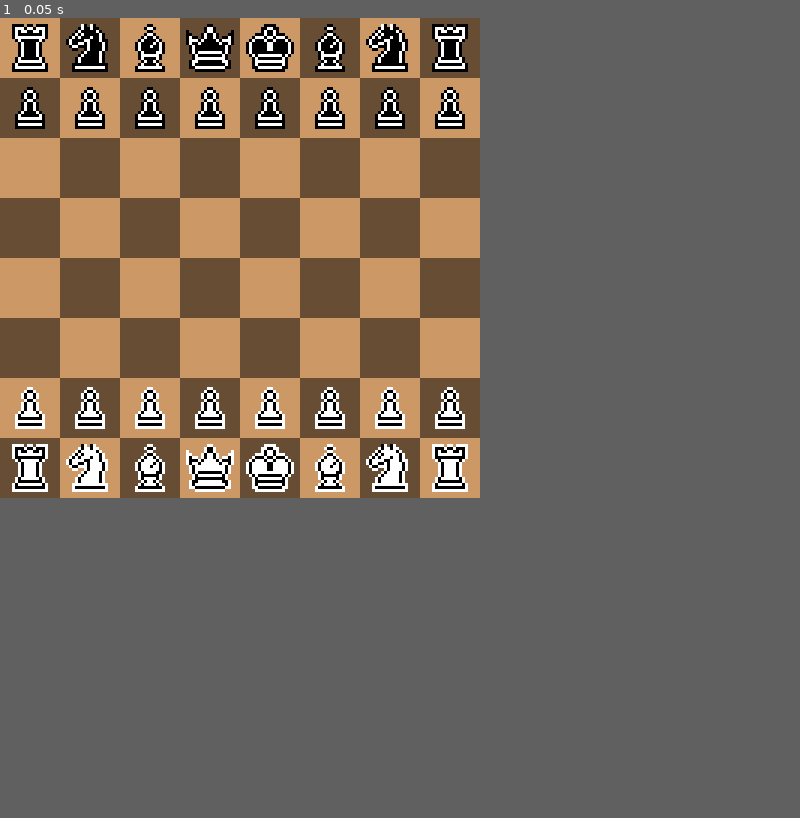
Above: before the commit, frame 1.
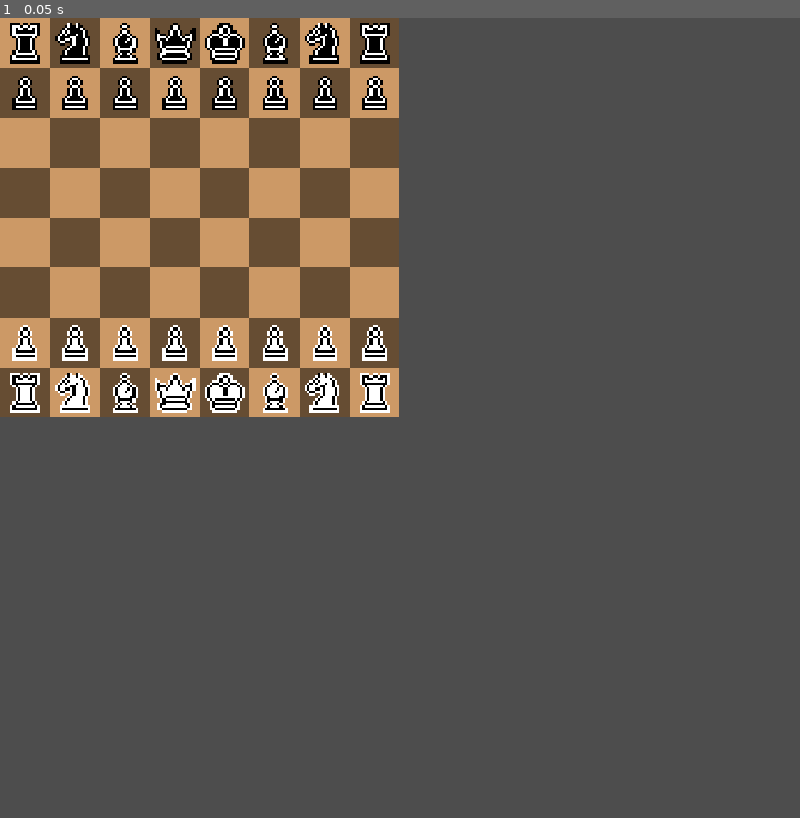
Above: after the commit, the same moment.

Repository: Wyadox/TurnBasedLite
Game: Godot game, scene res://scenes/game.tscn
Two runs of this game, one before a commit and one after it. Both use one fixed random seed, a clock stepped at 60 frames per second and the inputs below.
Inputs:
- Up to frame 1 (0.05 s): no input
In our replay, the window is 480x480 before the commit and 800x800 after it. These sizes can differ from the game's own. Grey fills any space a smaller window leaves; there, only what the larger window draws over its background counts as a difference.

The runs differ from the first frame. In frame 1, 25% of the frame differs, in the area x 0-60%, y 0-60%.

Commit message:
Added the horse archer and archbishop piece variants.

Diff:
--- a/chess-game/project.godot
+++ b/chess-game/project.godot
@@ -21,8 +21,8 @@
 
 [display]
 
-window/size/viewport_width=480
-window/size/viewport_height=480
+window/size/viewport_width=960
+window/size/viewport_height=960
 window/stretch/mode="canvas_items"
 
 [input]
--- a/chess-game/scripts/game.gd
+++ b/chess-game/scripts/game.gd
@@ -68,6 +68,7 @@
 	return pos
 
 func drop_piece():
+	var is_shooting = false
 	var to_move = get_pos_under_mouse()
 	if valid_move(selected_piece.board_position, to_move):
 		# For valid move:
@@ -76,7 +77,11 @@
 		# Delete only if the target piece is of different color
 		if dest_piece != null and dest_piece.color != selected_piece.color:
 			board.delete_piece(dest_piece)
-		selected_piece.move_position(to_move)
+			if selected_piece.type == Globals.PIECE_TYPES.HORSE_ARCHER:
+				is_shooting = true
+				selected_piece.position = selected_piece.previous_position
+		if !is_shooting:
+			selected_piece.move_position(to_move)
 		# - change currnet status of active color
 		status = Globals.COLORS.BLACK if status == Globals.COLORS.WHITE else Globals.COLORS.WHITE
 		return true
--- a/chess-game/scripts/globals.gd
+++ b/chess-game/scripts/globals.gd
@@ -15,7 +15,8 @@
 	BISHOP,
 	QUEEN,
 	KING,
-	PAWN
+	PAWN,
+	HORSE_ARCHER
 }
 
 const SPRITE_MAPPING = {
@@ -26,6 +27,7 @@
 		PIECE_TYPES.QUEEN: Vector2i(0, 1),
 		PIECE_TYPES.KING: Vector2i(0, 0),
 		PIECE_TYPES.PAWN: Vector2i(0, 5),
+		PIECE_TYPES.HORSE_ARCHER: Vector2i(0, 3),
 	},
 	COLORS.WHITE:{
 		PIECE_TYPES.ROOK: Vector2i(1, 4),
@@ -34,17 +36,18 @@
 		PIECE_TYPES.QUEEN: Vector2i(1, 1),
 		PIECE_TYPES.KING: Vector2i(1, 0),
 		PIECE_TYPES.PAWN: Vector2i(1, 5),
+		PIECE_TYPES.HORSE_ARCHER: Vector2i(1, 3)
 	},
 }
 
 const INITIAL_PIECE_SET_SINGLE = [
 	[PIECE_TYPES.ROOK, 0, 0],
-	[PIECE_TYPES.KNIGHT, 1, 0],
+	[PIECE_TYPES.HORSE_ARCHER, 1, 0],
 	[PIECE_TYPES.BISHOP, 2, 0],
 	[PIECE_TYPES.QUEEN, 3, 0],
 	[PIECE_TYPES.KING, 4, 0],
 	[PIECE_TYPES.BISHOP, 5, 0],
-	[PIECE_TYPES.KNIGHT, 6, 0],
+	[PIECE_TYPES.HORSE_ARCHER, 6, 0],
 	[PIECE_TYPES.ROOK, 7, 0],
 	[PIECE_TYPES.PAWN, 0, 1],
 	[PIECE_TYPES.PAWN, 1, 1],
--- a/chess-game/scripts/piece.gd
+++ b/chess-game/scripts/piece.gd
@@ -77,6 +77,7 @@
 		Globals.PIECE_TYPES.KNIGHT: return knight_threat_pos()
 		Globals.PIECE_TYPES.QUEEN: return queen_threat_pos()
 		Globals.PIECE_TYPES.KING: return king_threat_pos()
+		Globals.PIECE_TYPES.HORSE_ARCHER: return horse_archer_threat_pos()
 		_: return []
 
 func get_threatened_positions():
@@ -87,6 +88,7 @@
 		Globals.PIECE_TYPES.KNIGHT: return knight_threat_pos()
 		Globals.PIECE_TYPES.QUEEN: return queen_threat_pos()
 		Globals.PIECE_TYPES.KING: return king_threat_pos()
+		Globals.PIECE_TYPES.HORSE_ARCHER: return horse_archer_threat_pos()
 		_: return []
 
 
@@ -204,3 +206,17 @@
 		if pos != null:
 			positions.append(pos)
 	return positions
+
+# Horse Archer Moves
+const HORSE_ARCHER_SPOT_INCREMENTS = [[2,1], [2, -1], [-2, 1], [-2, -1], [1, 2], [1, -2], [-1, 2], [-1, -2]];
+func horse_archer_threat_pos():
+	var positions = []
+	for inc in KNIGHT_SPOT_INCREMENTS:
+		var pos = board_handle.spot_search_threat(
+			color,
+			board_position[0], board_position[1],
+			inc[0], inc[1]
+		)
+		if pos != null:
+			positions.append(pos)
+	return positions
